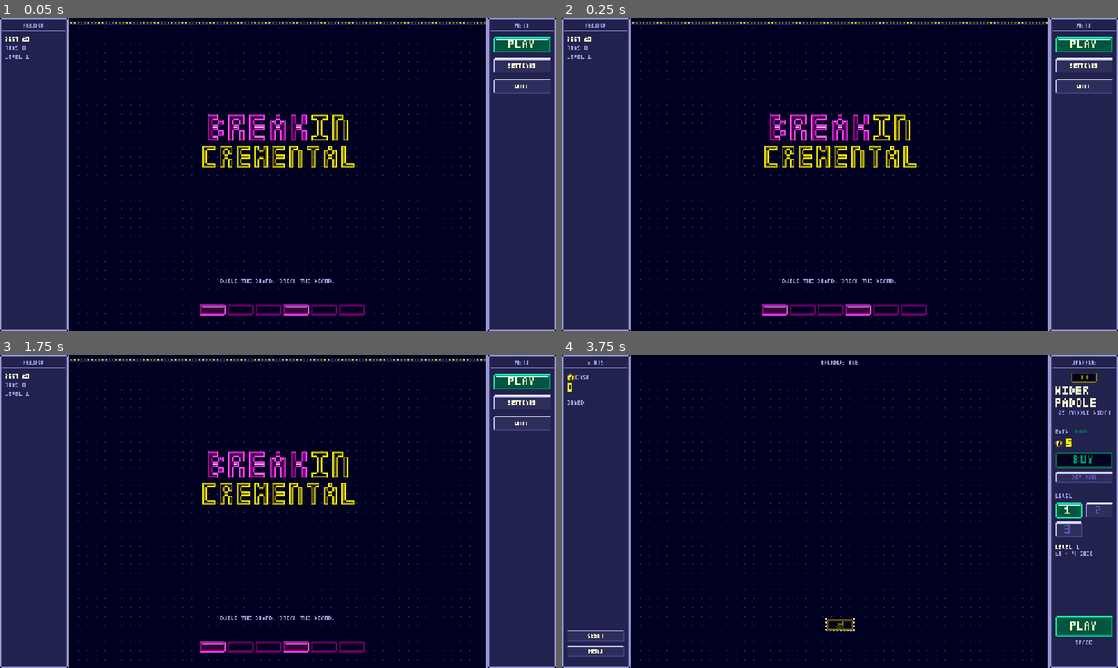
Above: before the commit, frames 1-4 (two rows, left to right).
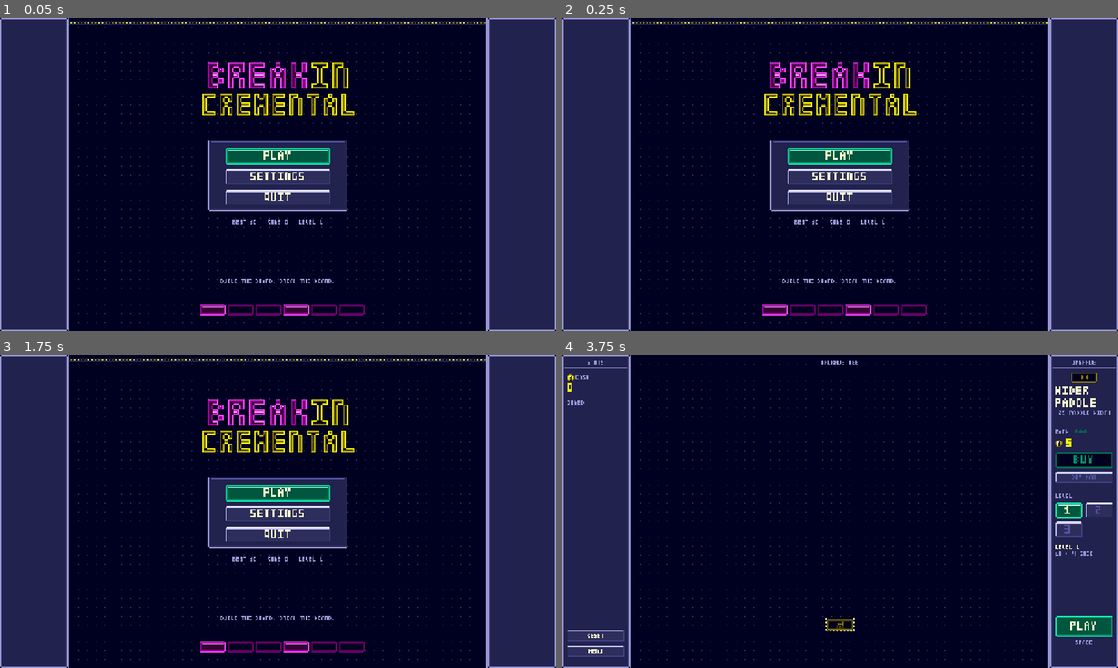
Above: after the commit, the same moments.

Repository: alpacaxander/breakin-cremental
Game: Godot game, scene res://src/main.tscn
The game is run twice, just before and just after one commit, with the same random seed, the same clock (stepped at 60 frames per second) and the same inputs.
Inputs:
- Up to frame 1 (0.05 s): no input
- Up to frame 2 (0.25 s): no input
- Up to frame 3 (1.75 s): click "SETTINGS" at 0.5 s; click "BACK" at 1.25 s
- Up to frame 4 (3.75 s): click "PLAY" at 2 s; click "MENU" at 2.75 s; click "PLAY" at 3.5 s

The runs differ from the first frame. In frame 1, 9.5% of the frame differs, in the area x 0-100%, y 1-66%; in frame 2, 9.5%; in frame 3, 9.5%; in frame 4, nothing differs.

Commit message:
Move the main menu buttons into a centred card under the logo
The menu now reads like the pause dialog: logo above a pause-sized
panel of stacked PLAY / SETTINGS / QUIT buttons, with the record as one
caption line beneath. Both side columns are blank. The mock screen in
gen.mjs matches.

Co-Authored-By: Claude Fable 5.1 <noreply@anthropic.com>

Diff:
--- a/src/main.gd
+++ b/src/main.gd
@@ -24,20 +24,21 @@
 
 
 func _show_menu() -> void:
-	var r := Ui.chassis("RECORD", "MENU")
+	var r := Ui.chassis()
 	Sfx.loop(r, "lamp_hum")
-	var rows := ["BEST $%s" % Ui.money(Game.best), "RUNS %d" % Game.runs, "LEVEL %d" % (Game.unlocked + 1), "YOU WIN!" if Game.won else ""]
-	for i in rows.size():
-		Ui.label(r, rows[i], 6, 22 + i * 10, Tuning.COLORS.white if i == 0 else Tuning.COLORS.rivet)
 	Ui.bulbs(r, 4)
 	var logo := Ui.tex("title_logo")
-	Ui.icon(r, logo, 320 - logo.get_width() / 2, 110)
+	Ui.icon(r, logo, 320 - logo.get_width() / 2, 50)
+	# Logo above a pause-sized card of stacked buttons, the record as one caption line beneath.
+	Ui.panel(r, 240, 140, 160, 82)
+	Ui.button(r, "PLAY", 260, 150, 120, 18, _show_shop, true, 2, "ui_start")
+	Ui.button(r, "SETTINGS", 260, 174, 120, 18, func(): _swap(Ui.settings(_show_menu)))
+	Ui.button(r, "QUIT", 260, 198, 120, 18, Sfx.quit, false, 2, "")
+	var record := "BEST $%s   RUNS %d   LEVEL %d" % [Ui.money(Game.best), Game.runs, Game.unlocked + 1]
+	Ui.centre(r, record + ("   YOU WIN!" if Game.won else ""), 232, Tuning.COLORS.rivet)
 	Ui.centre(r, "BUILD THE BOARD. BREAK THE BOARD.", 300, Tuning.COLORS.rivet)
 	for i in 6:
 		Ui.icon(r, "brick_plain_lit" if i % 3 == 0 else "brick_plain_dim", 230 + i * 32, 330)
-	Ui.button(r, "PLAY", Ui.RX + 6, 22, 66, 18, _show_shop, true, 2, "ui_start")
-	Ui.button(r, "SETTINGS", Ui.RX + 6, 46, 66, 18, func(): _swap(Ui.settings(_show_menu)), false, 1)
-	Ui.button(r, "QUIT", Ui.RX + 6, 70, 66, 18, Sfx.quit, false, 1, "")
 	_swap(r)
 
 
Binary file changed: assets/pixel/preview/ui_menu.png
